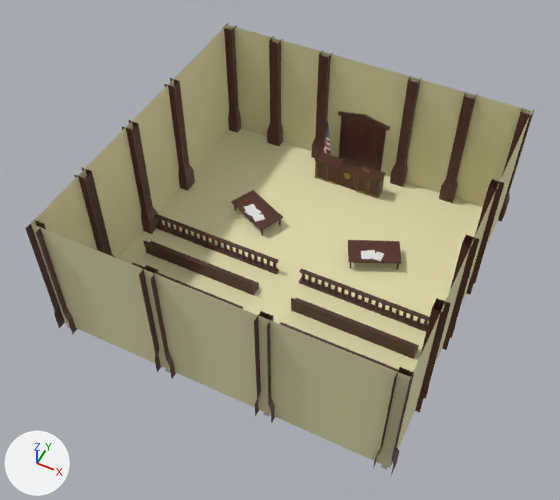
An edit to the glTF model host/public/models/environment.glb, drawn before and after from the same camera.
Before and after are seen from a 50 mm lens placed at (39.1, -95.2, 108.8), pointed at (-0.9, -15.1, 8.7). The axes (+X, +Y, +Z) are drawn at lower left. The lights are the same throughout. Where no turn or scale is listed for an object, it has been applied to the vertices.

Script lines for the objects in view, before the commit:
```python
mat_floor = principled_material('floor')
mat_floor.base_color = (0.8, 0.745, 0.447)  # beige #e7e0b2
mat_floor.roughness = 1.0
me_cube_002 = bpy.data.meshes.new('Cube.002')
me_cube_002.from_pydata(...)  # 2368 vertices, 4200 faces; spans x -29.2..29.2, y -0.5..0.5, z -0.1..3.2
me_cube_002.materials.append(mat_wood)  # brown #532f25
me_plane = bpy.data.meshes.new('Plane')
me_plane.from_pydata([(-30.0, -40.0, 0.0), (30.0, -40.0, 0.0), (-30.0, 20.0, 0.0), (30.0, 20.0, 0.0)], [], [(0, 1, 3), (0, 3, 2)])
me_plane.materials.append(mat_floor)  # beige #e7e0b2
me_plane_003 = bpy.data.meshes.new('Plane.003')
me_plane_003.from_pydata(...)  # 96 vertices, 138 faces; spans x -1.4..1.4, y -1.2..1.3, z -0.1..25.3
me_plane_003.materials.append(mat_wood)  # brown #532f25
ob_column_obj_010 = bpy.data.objects.new('column_obj.010', me_plane_003)
ob_column_obj_010.parent = ob_columns
ob_column_obj_010.location = (-19.2, 20.19, 0.0)
ob_floor = bpy.data.objects.new('floor', me_plane)
ob_floor.location = (0.0, 0.0, 0.0)
ob_railing = bpy.data.objects.new('railing', me_cube_002)
ob_railing.location = (0.0, -13.3, 0.0)
# also in view: 'column_obj.016' at (-29.2, -39.8, 12.2); 'column_obj.005' at (29.5, -27.4, 12.2); 'column_obj.013' at (-29.5, -14.0, 12.2); 'column_obj.011' at (-29.3, 19.5, 12.2); 'column_obj.004' at (29.5, -14.0, 12.2)
```
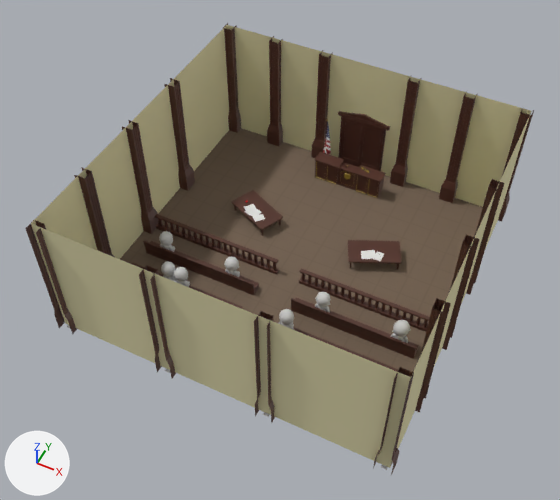
What differs and where, as boxes [x1, y1, x2, y2] in the pictures (560 x 500 px):
'floor', surface changed (beige to brown): [120, 128, 483, 372] in both
'Object_7.010', added: after [390, 320, 411, 343]
'Object_7.013', added: after [315, 292, 331, 313]
'Object_7.011', added: after [279, 309, 294, 330]
'Object_7.002', added: after [224, 257, 240, 277]
'Object_7.001', added: after [159, 231, 175, 252]
'Object_7.004', added: after [174, 267, 190, 287]
'Object_7.003', added: after [161, 261, 177, 282]

The change, as a diff of the scene's bpy script:
```diff
--- a/host/public/models/environment.glb.py
+++ b/host/public/models/environment.glb.py
@@ mat_floor @@
 mat_floor = principled_material('floor')
-mat_floor.base_color = (0.8, 0.745, 0.447)  # beige #e7e0b2
+mat_floor.texture = img_floor_tile
 mat_floor.roughness = 1.0
@@ ob_object_7_013 @@
+ob_object_7_013 = bpy.data.objects.new('Object_7.013', me_sm_chibi_body_basemesh_chibi_m_0_015)  # 1141 vertices, 2240 faces; spans x -1.45..1.44, y -1.1..1.36, z 0.12..5.25; in mat_character_color_bg (light grey #cecece), mat_character_eyes (black #000000)
+ob_object_7_013.location = (9.2, -19.0, 1.1)
@@ ob_object_7_011 @@
+ob_object_7_011 = bpy.data.objects.new('Object_7.011', me_sm_chibi_body_basemesh_chibi_m_0_013)  # 1141 vertices, 2240 faces; spans x -1.39..1.45, y -1.1..1.4, z 0.12..5.21; in mat_character_color_bg (light grey #cecece), mat_character_eyes (black #000000)
+ob_object_7_011.location = (5.2, -25.1, 1.1)
@@ ob_object_7_010 @@
+ob_object_7_010 = bpy.data.objects.new('Object_7.010', me_sm_chibi_body_basemesh_chibi_m_0_012)  # 1183 vertices, 2240 faces; spans x -1.54..1.5, y -1.18..1.52, z -0.05..5.51; in mat_character_color_bg (light grey #cecece), mat_character_eyes (black #000000)
+ob_object_7_010.location = (23.2, -18.9, 1.1)
@@ ob_object_7_004 @@
+ob_object_7_004 = bpy.data.objects.new('Object_7.004', me_sm_chibi_body_basemesh_chibi_m_0_004)  # 1141 vertices, 2240 faces; spans x -1.42..1.45, y -1.07..1.34, z 0.15..5.19; in mat_character_color_bg (light grey #cecece), mat_character_eyes (black #000000)
+ob_object_7_004.location = (-15.3, -25.0, 1.1)
@@ ob_object_7_003 @@
+ob_object_7_003 = bpy.data.objects.new('Object_7.003', me_sm_chibi_body_basemesh_chibi_m_0_003)  # 1141 vertices, 2240 faces; spans x -1.41..2.35, y -1.37..1.4, z 0.12..5.25; in mat_character_color_bg (light grey #cecece), mat_character_eyes (black #000000)
+ob_object_7_003.location = (-17.9, -25.0, 1.1)
@@ ob_object_7_002 @@
+ob_object_7_002 = bpy.data.objects.new('Object_7.002', me_sm_chibi_body_basemesh_chibi_m_0_002)  # 1141 vertices, 2240 faces; spans x -1.45..1.39, y -1.1..1.4, z 0.12..5.21; in mat_character_color_bg (light grey #cecece), mat_character_eyes (black #000000)
+ob_object_7_002.location = (-8.5, -19.0, 1.1)
@@ ob_object_7_001 @@
+ob_object_7_001 = bpy.data.objects.new('Object_7.001', me_sm_chibi_body_basemesh_chibi_m_0_001)  # 1141 vertices, 2240 faces; spans x -1.45..1.38, y -1.12..1.39, z 0.12..5.25; in mat_character_color_bg (light grey #cecece), mat_character_eyes (black #000000)
+ob_object_7_001.location = (-22.2, -19.0, 1.1)
```
